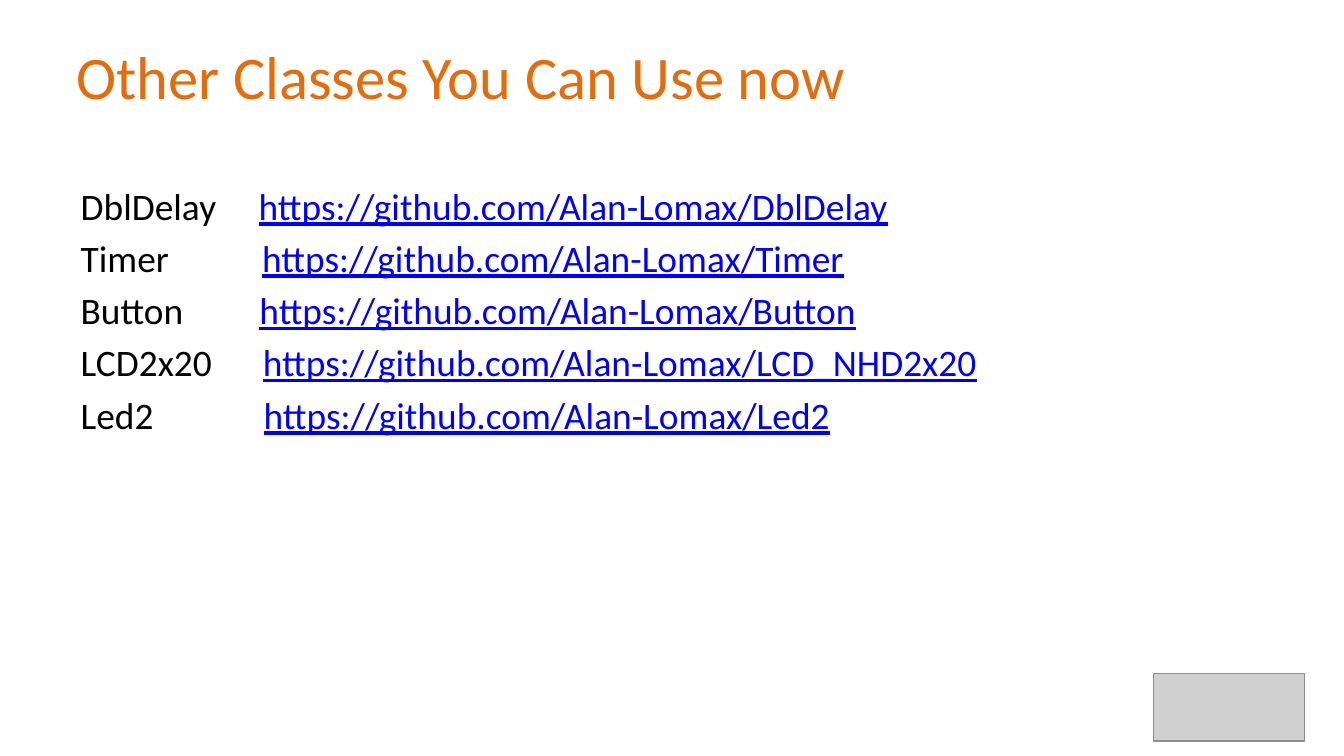
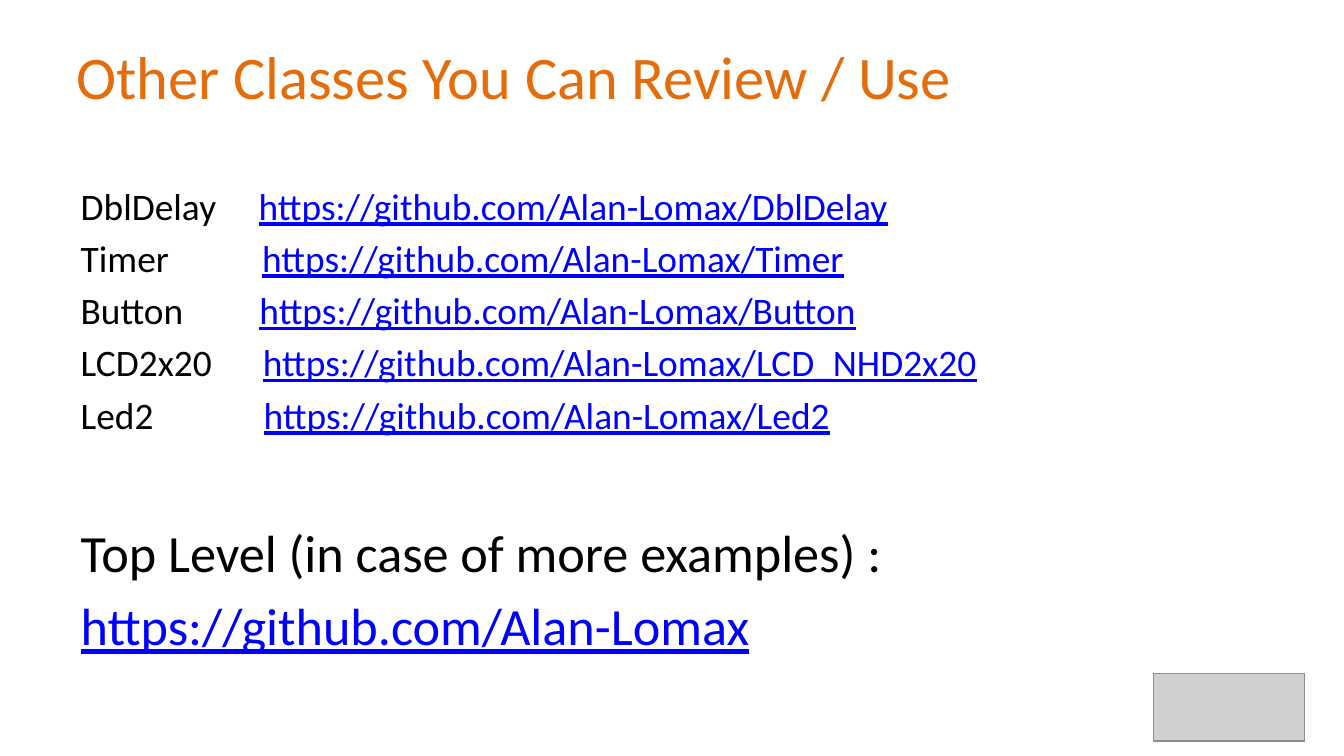
Before and after one commit to Alan-Lomax/MERG-SIG-Presentations, a slide deck: slide 33 of Introduction to Class Programming Part 2.pptx (slide 26 before the commit). Drawn at 1344x756 pixels with LibreOffice and Linux fonts; fonts in the diff are those of the drawing; grey boxes stand for pictures; background and template pictures are left out. Boxes give left, top, right and bottom in pixels: in the first picture for what was removed or moved away, otherwise in the second. Text is boxed around its words. In the diff, an @@ line names an element or a change of style, - is before the commit and + after.

```diff
--- a/Introduction to Class Programming Part 2.pptx
+++ b/Introduction to Class Programming Part 2.pptx
@@ title at (76, 57, 950, 100): text changed @@
-Other Classes You Can Use now
+Other Classes You Can Review / Use
@@ text at (81, 534, 855, 654): paragraphs added @@
+Top Level (in case of more examples) :
+https://github.com/Alan-Lomax
```
Also in this commit, not shown: 18 other slides changed, 7 slides added, 1 other file.
